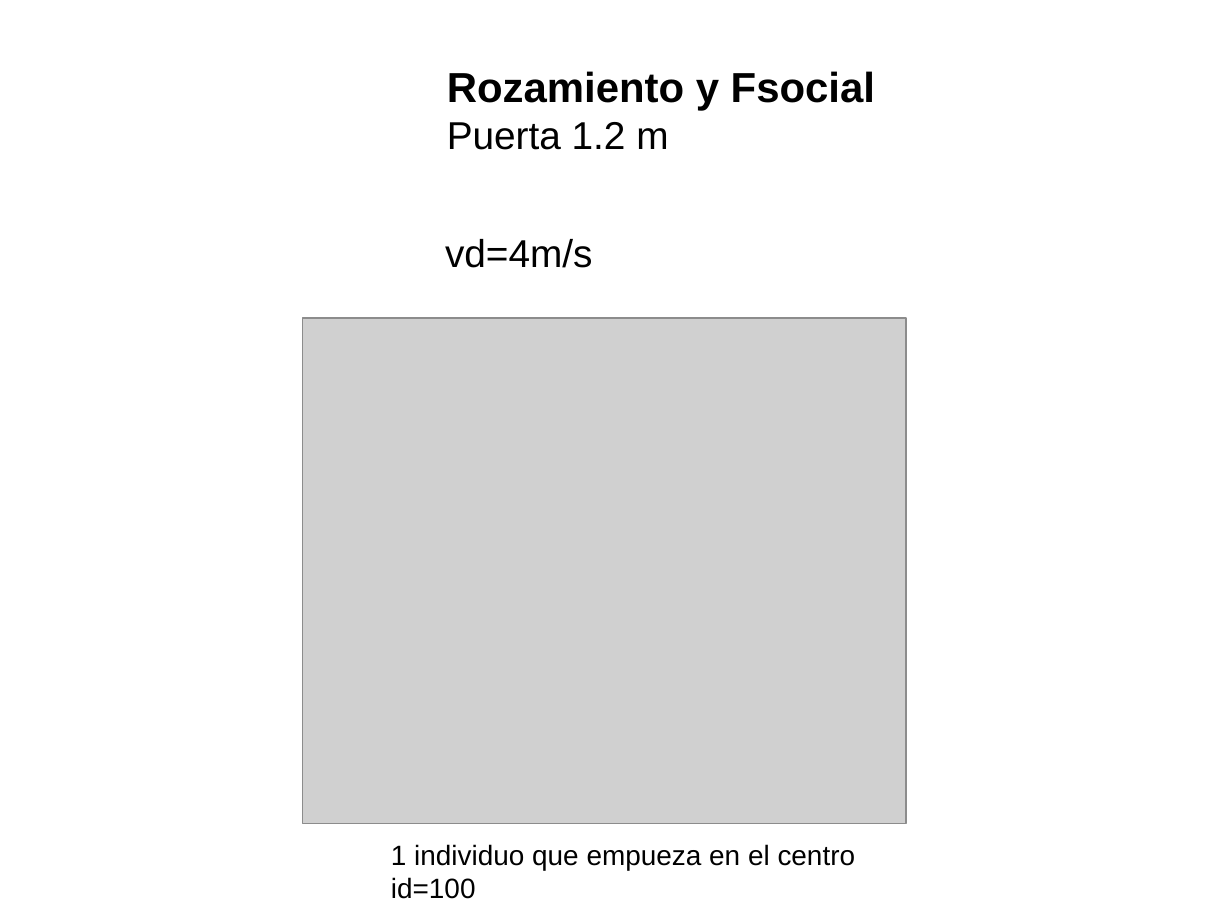
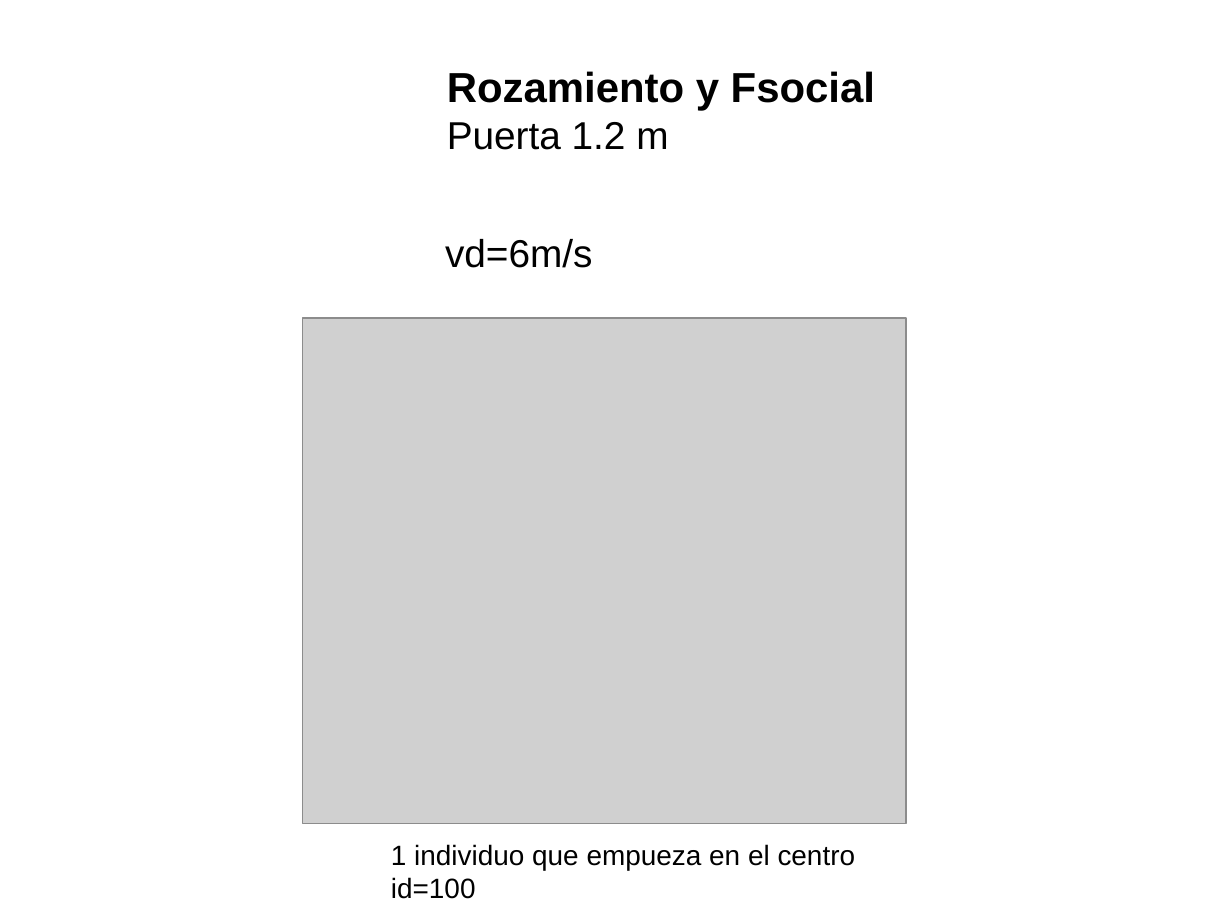
Before and after one commit to ignaciosticco/super_ath, a slide deck: slide 22 of present_superath1.odp. Drawn at 1232x924 pixels with LibreOffice and Linux fonts; fonts in the diff are those of the drawing; grey boxes stand for pictures. Boxes give left, top, right and bottom in pixels: in the first picture for what was removed or moved away, otherwise in the second. Text is boxed around its words. In the diff, an @@ line names an element or a change of style, - is before the commit and + after.

```diff
--- a/present_superath1.odp
+++ b/present_superath1.odp
@@ text at [445, 239, 592, 268]: text changed @@
-vd=4m/s
+vd=6m/s
```
Also in this commit, not shown: 3 other slides changed, 42 other files.
